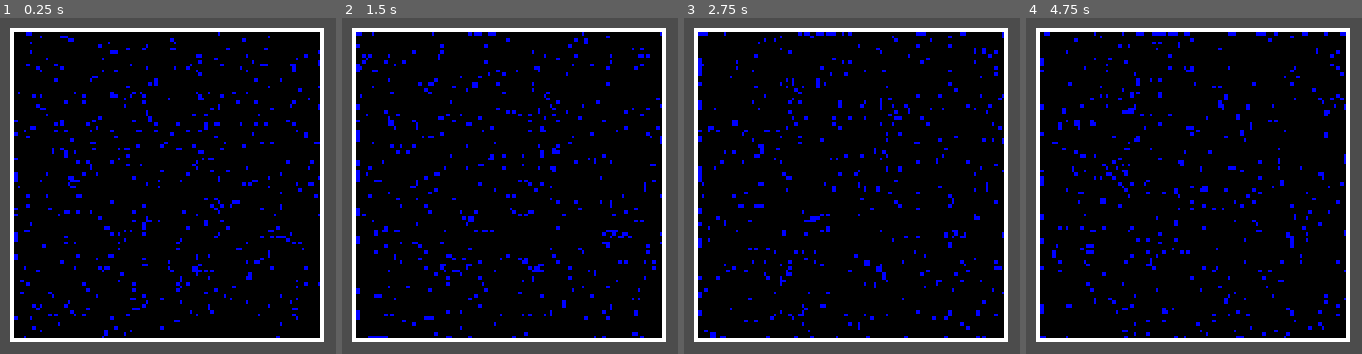
Above: before the commit, frames 1-4 (left to right).
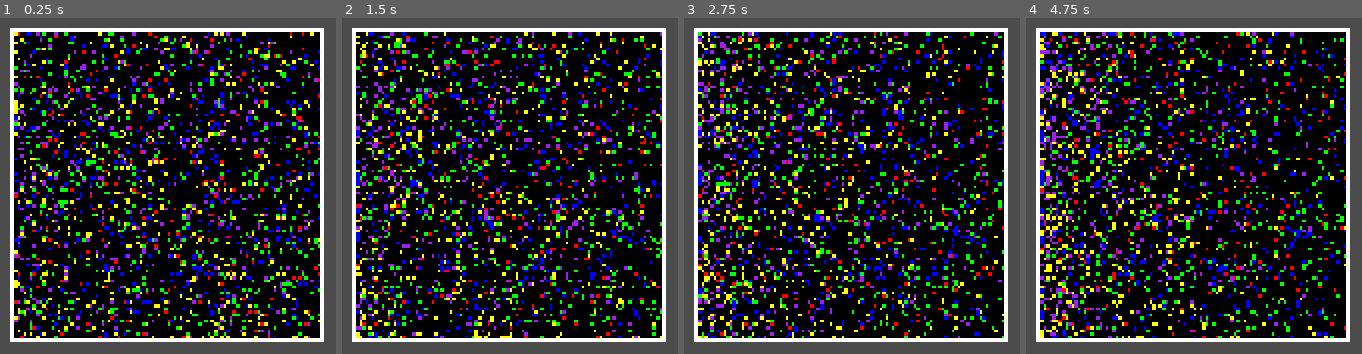
Above: after the commit, the same moments.

Repository: Crimeraaa-S1GMA/ParticlesGodotImplementation
Game: Godot game, scene res://Scenes/Core.tscn
Two runs of this game, one before a commit and one after it. Both use one fixed random seed, a clock stepped at 60 frames per second and the inputs below.
Inputs (mouse positions are in pixels of both pictures, inside the frame that each line leads up to):
- Up to frame 1 (0.25 s): no input
- Up to frame 2 (1.5 s): move the mouse to (outside the picture) at 0.52 s; press the mouse at (outside the picture) at 0.53 s; move the mouse to (outside the picture) at 1.27 s; release the mouse at (outside the picture) at 1.28 s; tap Space (space) at 1.35 s
- Up to frame 3 (2.75 s): move the mouse to (outside the picture) at 2.02 s; press the mouse at (outside the picture) at 2.03 s
- Up to frame 4 (4.75 s): move the mouse to (outside the picture) at 2.77 s; release the mouse at (outside the picture) at 2.78 s; tap Space (space) at 2.85, 4.35 s; move the mouse to (outside the picture) at 3.52 s; press the mouse at (outside the picture) at 3.53 s; move the mouse to (1345, 347) at 4.27 s; release the mouse at (1345, 347) at 4.28 s

The runs differ from the first frame. In frame 1, 17% of the frame differs, in the area x 4-96%, y 4-96%; in frame 2, 18%; in frame 3, 18%; in frame 4, 19%.

Commit message:
reset stuff

Diff:
--- a/Scenes/Core.gd
+++ b/Scenes/Core.gd
@@ -131,5 +131,4 @@
 	sim_frame += 1
 
 func _on_ProcessingTimer_timeout():
-	for i in range(4):
-		process_particles()
+	process_particles()
--- a/Scenes/Particle.gd
+++ b/Scenes/Particle.gd
@@ -26,14 +26,14 @@
 						get_tree().current_scene.particle_indexes[x][y] = ParticleTileData.new(5, -1, 1, 0)
 	else:
 		match get_tree().current_scene.particle_indexes[x][y].particle_id:
-#			1:
-#				modulate = Color.red
-#			2:
-#				modulate = Color.yellow
-#			3:
-#				modulate = Color.green
-#			5:
-#				modulate = Color.purple
+			1:
+				modulate = Color.red
+			2:
+				modulate = Color.yellow
+			3:
+				modulate = Color.green
+			5:
+				modulate = Color.purple
 			4:
 				modulate = Color.blue
 			100:
